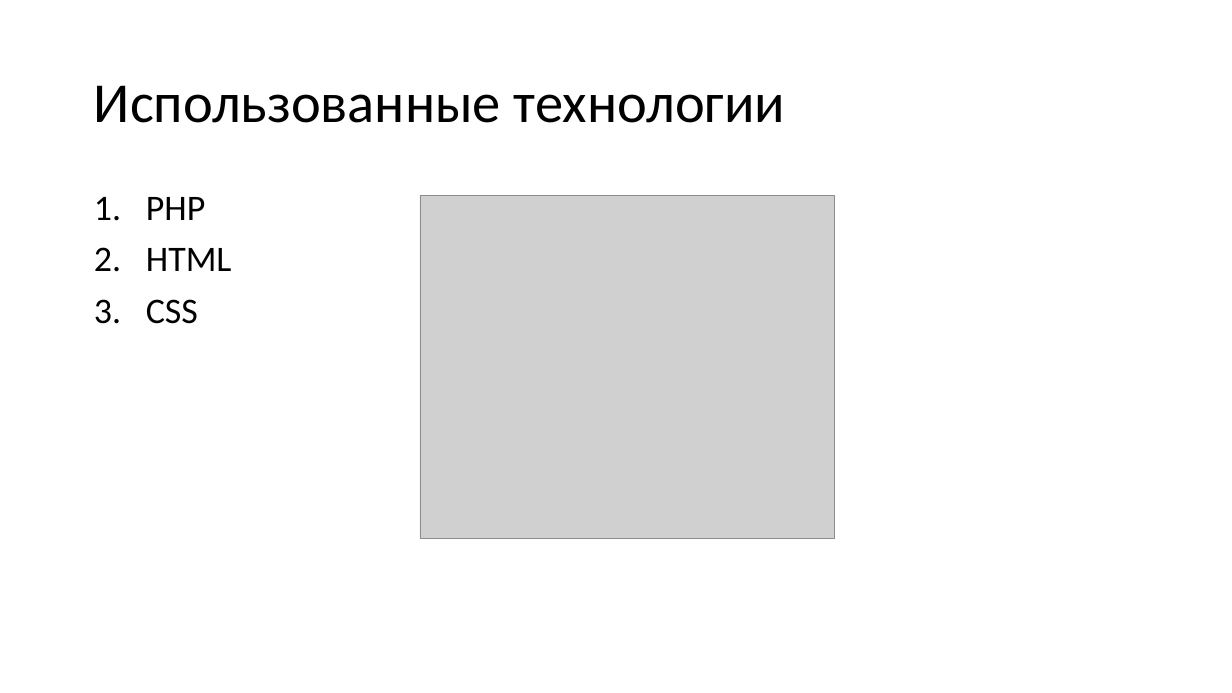
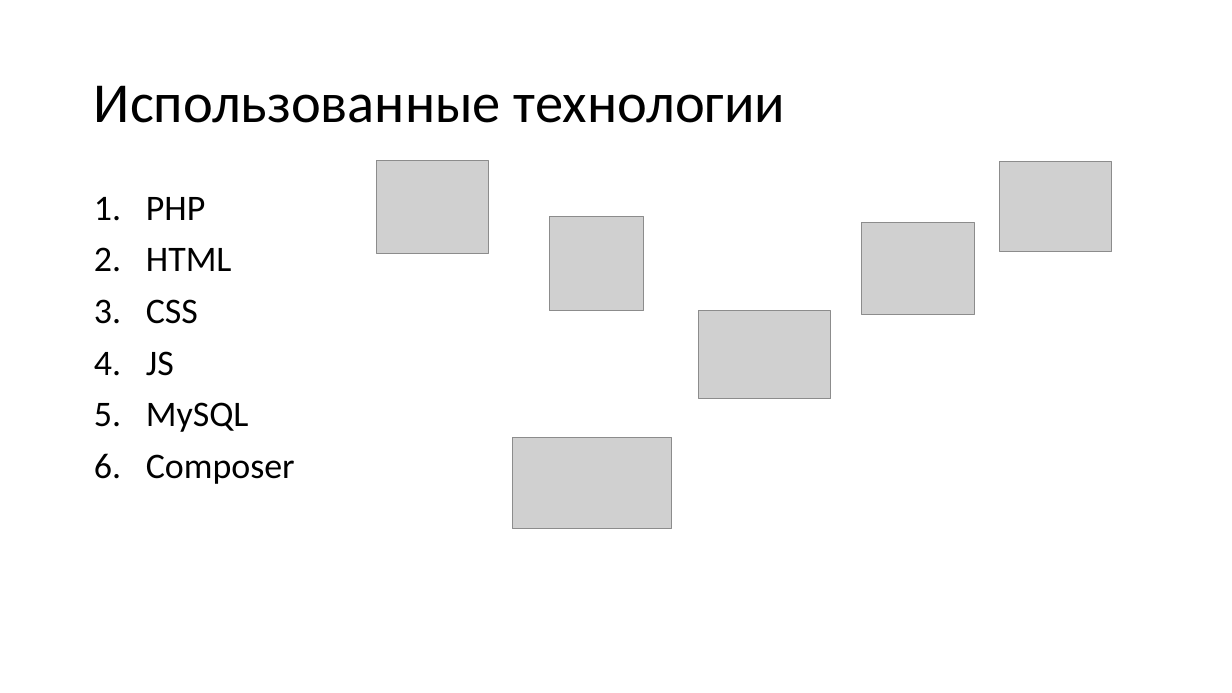
Before and after one commit to zayceva-nastya/pr777, a slide deck: slide 2 of FitHome.pptx. Drawn at 1232x693 pixels with LibreOffice and Linux fonts; fonts in the diff are those of the drawing; grey boxes stand for pictures. Boxes give left, top, right and bottom in pixels: in the first picture for what was removed or moved away, otherwise in the second. Text is boxed around its words. In the diff, an @@ line names an element or a change of style, - is before the commit and + after.

```diff
--- a/FitHome.pptx
+++ b/FitHome.pptx
@@ picture added at box(377, 161, 489, 253) @@
@@ picture added at box(1000, 161, 1112, 251) @@
@@ picture removed at box(421, 196, 836, 540) @@
@@ picture added at box(549, 216, 644, 311) @@
@@ picture added at box(861, 223, 974, 314) @@
@@ picture added at box(699, 311, 831, 399) @@
@@ text at box(146, 351, 295, 484): paragraphs added @@
+4. JS
+5. MySQL
+6. Composer
@@ picture added at box(512, 437, 672, 529) @@
```
Also in this commit, not shown: 3 other slides changed, 9 slides added, 2 slides removed.
